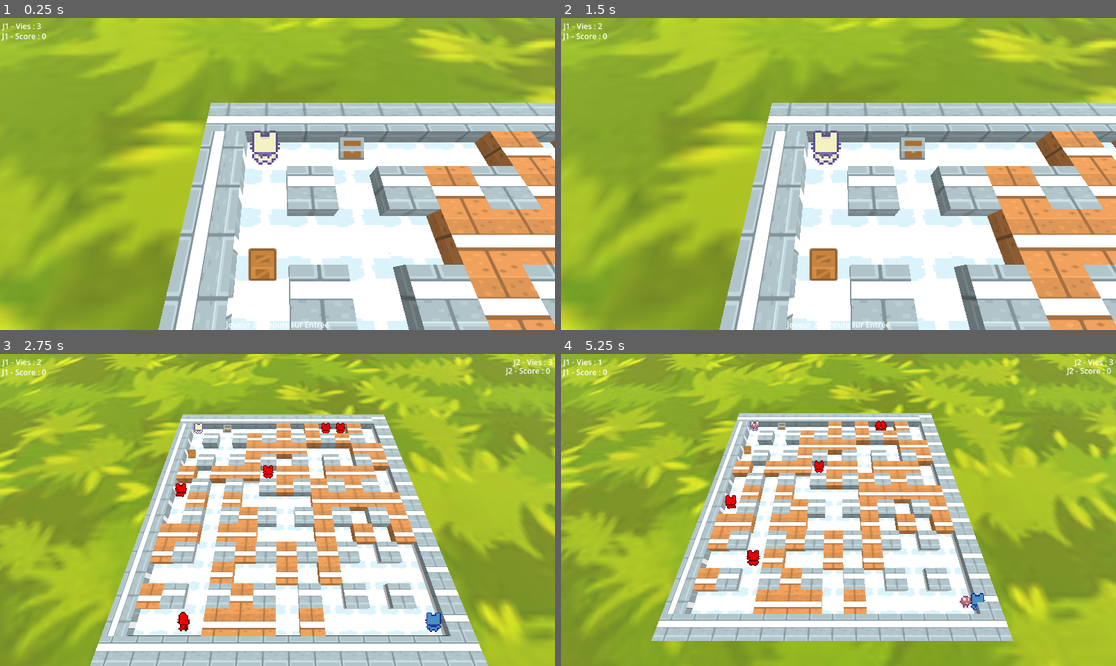
Above: before the commit, frames 1-4 (two rows, left to right).
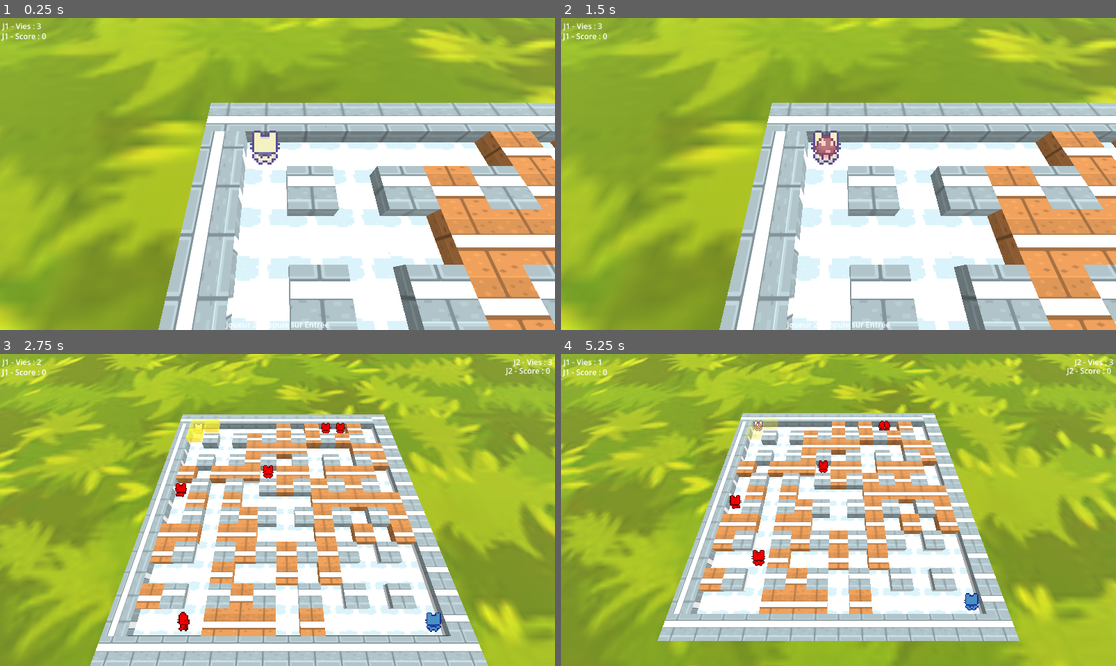
Above: after the commit, the same moments.

Repository: Tortue-afk/TD2_Multimedia
Game: Godot game, scene res://bomberman.tscn
The game is run twice, just before and just after one commit, with the same random seed, the same clock (stepped at 60 frames per second) and the same inputs.
Inputs:
- Up to frame 1 (0.25 s): no input
- Up to frame 2 (1.5 s): tap Enter (p1_action) at 0.5, 0.6 s; tap E (p2_action) at 1.35 s
- Up to frame 3 (2.75 s): tap Space (p2_join) at 2.1 s
- Up to frame 4 (5.25 s): tap one key every 0.75 s from 2.85 s: Enter (p1_action) E (p2_action) Space (p2_join) Enter (p1_action)

The runs differ from the first frame. In frame 1, 0.9% of the frame differs, in the area x 44-66%, y 37-85%; in frame 2, 1.1%; in frame 3, 0.4%; in frame 4, 15%, in the area x 0-100%, y 0-98%.

Commit message:
Spawn aléatoire des bonus dans les murs destructibles

Diff:
--- a/Bombe/Bombe.tscn
+++ b/Bombe/Bombe.tscn
@@ -4,7 +4,8 @@
 [ext_resource type="Texture2D" uid="uid://bn86ketu0o8o8" path="res://assets/Sprout Lands - Sprites - Basic pack/Objects/Basic Grass Biom things 1.png" id="2_aq0km"]
 
 [sub_resource type="BoxShape3D" id="BoxShape3D_aq0km"]
-size = Vector3(0.8, 0.8, 0.8)
+
+[sub_resource type="BoxShape3D" id="BoxShape3D_vdiah"]
 
 [node name="Bombe" type="Node3D" unique_id=219107326]
 script = ExtResource("1")
@@ -24,6 +25,14 @@
 
 [node name="Solide" type="StaticBody3D" parent="." unique_id=321119620]
 collision_layer = 8
+collision_mask = 9
 
 [node name="CollisionShape3D" type="CollisionShape3D" parent="Solide" unique_id=303840072]
 shape = SubResource("BoxShape3D_aq0km")
+
+[node name="ZoneDetectionEnnemi" type="Area3D" parent="." unique_id=1653777076]
+collision_layer = 0
+collision_mask = 2
+
+[node name="CollisionShape3D" type="CollisionShape3D" parent="ZoneDetectionEnnemi" unique_id=4261743]
+shape = SubResource("BoxShape3D_vdiah")
--- a/Bombe/bombe.gd
+++ b/Bombe/bombe.gd
@@ -13,6 +13,7 @@
 @onready var timer: Timer = $Timer
 @onready var mesh: Sprite3D = $Sprite3D
 @onready var solide: StaticBody3D = $Solide
+@onready var zone_detection_ennemi: Area3D = $ZoneDetectionEnnemi
 
 var glissante := false
 var direction_glissement := Vector3.ZERO
@@ -50,12 +51,17 @@
 			return true
 	return false
 
+func _on_ennemi_touche(corps: Node) -> void:
+	if a_explose:
+		return
+	exploser()
+
 func _ready() -> void:
+	add_to_group("bombe")
 	solide.get_child(0).disabled = true
-	get_tree().create_timer(0.4).timeout.connect(func():
-		if is_instance_valid(self) and is_inside_tree():
-			solide.get_child(0).disabled = false
-	)
+	_tenter_activer_collision()
+
+	zone_detection_ennemi.body_entered.connect(_on_ennemi_touche)
 
 	if texture_bombe:
 		_appliquer_texture(texture_bombe)
@@ -66,6 +72,23 @@
 	timer.start()
 	_animer_clignotement()
 
+func _tenter_activer_collision() -> void:
+	get_tree().create_timer(0.4).timeout.connect(func():
+		if not is_instance_valid(self) or not is_inside_tree() or a_explose:
+			return
+		var occupee := false
+		for corps in get_tree().get_nodes_in_group("joueur"):
+			var ecart: Vector3 = corps.global_position - global_position
+			ecart.y = 0
+			if ecart.length() < taille_case * 0.45:
+				occupee = true
+				break
+		if occupee:
+			_tenter_activer_collision()
+		else:
+			solide.get_child(0).disabled = false
+	)
+
 func set_texture(tex: Texture2D) -> void:
 	texture_bombe = tex
 	if mesh:
@@ -80,9 +103,12 @@
 	exploser()
 
 func exploser() -> void:
-	if a_explose or not is_inside_tree():
+	if a_explose:
 		return
 	a_explose = true
+
+	if not is_inside_tree():
+		return
 
 	joueurs_touches.clear()
 	ennemis_touches.clear()
@@ -142,6 +168,7 @@
 				grille.set_cell_item(cellule, GridMap.INVALID_CELL_ITEM)
 				if id_sol != -1:
 					grille.set_cell_item(cellule, id_sol)
+				_faire_apparaitre_bonus(cellule, pos)
 				return "destructible"
 
 	var params := PhysicsShapeQueryParameters3D.new()
@@ -159,6 +186,21 @@
 			ennemis_touches.append(corps)
 
 	return "libre"
+
+func _faire_apparaitre_bonus(cellule: Vector3i, pos: Vector3) -> void:
+	var spawn_mur := get_tree().current_scene.get_node_or_null("SpawnMursDestructibles")
+	if not spawn_mur:
+		return
+
+	var scene_bonus: PackedScene = spawn_mur.bonus_pour_case(cellule)
+	if scene_bonus == null:
+		return
+
+	spawn_mur.retirer_bonus(cellule)
+
+	var bonus := scene_bonus.instantiate()
+	get_tree().current_scene.add_child(bonus)
+	bonus.global_position = Vector3(pos.x, pos.y, pos.z)
 
 func _declencher_effet_case(pos: Vector3) -> void:
 	var flamme := MeshInstance3D.new()
@@ -219,19 +261,32 @@
 
 func _case_bloquee(pos: Vector3) -> bool:
 	var grille := _grille()
-	if not grille:
-		return false
-	var c := grille.local_to_map(grille.to_local(pos))
-	for y in range(c.y - 2, c.y + 3):
-		var item := grille.get_cell_item(Vector3i(c.x, y, c.z))
-		if item == GridMap.INVALID_CELL_ITEM:
+	if grille:
+		var c := grille.local_to_map(grille.to_local(pos))
+		for y in range(c.y - 2, c.y + 3):
+			var item := grille.get_cell_item(Vector3i(c.x, y, c.z))
+			if item == GridMap.INVALID_CELL_ITEM:
+				continue
+			if item in items_indestructibles or item in items_destructibles:
+				return true
+
+	return _autre_bombe_sur_case(pos)
+
+func _autre_bombe_sur_case(pos: Vector3) -> bool:
+	for bombe in get_tree().get_nodes_in_group("bombe"):
+		if bombe == self or not is_instance_valid(bombe):
 			continue
-		if item in items_indestructibles or item in items_destructibles:
+		var ecart: Vector3 = bombe.global_position - pos
+		ecart.y = 0
+		if ecart.length() < taille_case * 0.5:
 			return true
 	return false
 
 func _physics_process(delta: float) -> void:
-	if not glissante or a_explose:
+	if a_explose:
+		return
+
+	if not glissante:
 		return
 
 	var vers_cible := cible_glissement - global_position
--- a/ennemi.gd
+++ b/Ennemi/ennemi.gd
@@ -26,7 +26,13 @@
 
 
 func _physics_process(delta):
+	if not is_inside_tree() or deja_mort:
+		return
+
 	verifier_contact()
+	if not is_inside_tree() or deja_mort:
+		return
+
 	if en_pause:
 		velocity = Vector3.ZERO
 		move_and_slide()
@@ -36,7 +42,6 @@
 		choisir_prochaine_case()
 		animated_sprite_3d.play("idle_front")
 		return
-
 
 	var vers_cible = cible - global_position
 	vers_cible.y = 0
@@ -52,13 +57,11 @@
 		else:
 			animated_sprite_3d.play("run_top")
 
-	# Arrivé au centre de la case
 	if vers_cible.length() <= vitesse * delta:
 		global_position.x = cible.x
 		global_position.z = cible.z
 		en_mouvement = false
 
-		# Animation idle correspondant à la dernière direction
 		if derniere_direction == Vector3.RIGHT:
 			animated_sprite_3d.play("idle_right")
 		elif derniere_direction == Vector3.LEFT:
@@ -73,17 +76,24 @@
 	velocity = vers_cible.normalized() * vitesse
 	move_and_slide()
 
-	# Quelque chose bloque le chemin
+	if not is_inside_tree() or deja_mort:
+		return
+
 	if get_slide_collision_count() > 0:
 		cible = centre_de_case(global_position)
 		en_mouvement = true
 
 
 func choisir_prochaine_case():
+	if not is_inside_tree() or deja_mort:
+		return
+
 	if randf() < chance_pause:
 		en_pause = true
 		var duree = randf_range(duree_pause_min, duree_pause_max)
 		await get_tree().create_timer(duree).timeout
+		if not is_inside_tree() or deja_mort:
+			return
 		en_pause = false
 		return
 
@@ -96,6 +106,8 @@
 		candidates.append(-derniere_direction)
 
 	for dir in candidates:
+		if not is_inside_tree() or deja_mort:
+			return
 		if not test_move(global_transform, dir * taille):
 			cible = centre_de_case(global_position + dir * taille)
 			derniere_direction = dir
@@ -108,12 +120,17 @@
 	var centre = grille.to_global(grille.map_to_local(case_grille))
 	return Vector3(centre.x, global_position.y, centre.z)
 
+
 func verifier_contact():
+	if not is_inside_tree() or deja_mort:
+		return
 	for corps in zone_contact.get_overlapping_bodies():
 		if corps.has_method("perdre_vie"):
 			corps.perdre_vie()
+
 
 func mourir():
 	if deja_mort or not is_inside_tree():
 		return
 	deja_mort = true
+	queue_free()
--- a/Ennemi/ennemi.tscn
+++ b/Ennemi/ennemi.tscn
@@ -1,6 +1,6 @@
 [gd_scene format=3 uid="uid://yy8qyxlxhno6"]
 
-[ext_resource type="Script" uid="uid://2x21c27ssova" path="res://ennemi.gd" id="1_su0b7"]
+[ext_resource type="Script" uid="uid://2x21c27ssova" path="res://Ennemi/ennemi.gd" id="1_su0b7"]
 [ext_resource type="Texture2D" uid="uid://ch5hpu4fsex6c" path="res://assets/Sprout Lands - Sprites - Basic pack/Characters/Basic Charakter Spritesheet.png" id="2_ppl12"]
 
 [sub_resource type="BoxShape3D" id="BoxShape3D_5lqua"]
@@ -79,7 +79,7 @@
 "duration": 1.0,
 "texture": SubResource("AtlasTexture_1mpg8")
 }],
-"loop": 1,
+"loop": true,
 "name": &"idle_back",
 "speed": 5.0
 }, {
@@ -90,7 +90,7 @@
 "duration": 1.0,
 "texture": SubResource("AtlasTexture_4k3p5")
 }],
-"loop": 1,
+"loop": true,
 "name": &"idle_front",
 "speed": 5.0
 }, {
@@ -101,7 +101,7 @@
 "duration": 1.0,
 "texture": SubResource("AtlasTexture_iy7a6")
 }],
-"loop": 1,
+"loop": true,
 "name": &"idle_left",
 "speed": 5.0
 }, {
@@ -112,7 +112,7 @@
 "duration": 1.0,
 "texture": SubResource("AtlasTexture_6pdtf")
 }],
-"loop": 1,
+"loop": true,
 "name": &"idle_right",
 "speed": 5.0
 }, {
@@ -123,7 +123,7 @@
 "duration": 1.0,
 "texture": SubResource("AtlasTexture_x8a0q")
 }],
-"loop": 1,
+"loop": true,
 "name": &"run_bottom",
 "speed": 5.0
 }, {
@@ -134,7 +134,7 @@
 "duration": 1.0,
 "texture": SubResource("AtlasTexture_kywmy")
 }],
-"loop": 1,
+"loop": true,
 "name": &"run_left",
 "speed": 5.0
 }, {
@@ -145,7 +145,7 @@
 "duration": 1.0,
 "texture": SubResource("AtlasTexture_aoa1h")
 }],
-"loop": 1,
+"loop": true,
 "name": &"run_right",
 "speed": 5.0
 }, {
@@ -156,7 +156,7 @@
 "duration": 1.0,
 "texture": SubResource("AtlasTexture_x56n0")
 }],
-"loop": 1,
+"loop": true,
 "name": &"run_top",
 "speed": 5.0
 }]
@@ -166,6 +166,7 @@
 
 [node name="Ennemi" type="CharacterBody3D" unique_id=1020023865 groups=["ennemi"]]
 collision_layer = 2
+collision_mask = 9
 script = ExtResource("1_su0b7")
 vitesse = 1.0
 
--- a/bomberman.gd
+++ b/bomberman.gd
@@ -34,7 +34,7 @@
 	camera_partagee.joueur = joueur
 	camera_partagee.joueur2 = joueur2
 
-func _compter_ennemis() -> void:          # ← ICI, comme fonction du niveau
+func _compter_ennemis() -> void:
 	ennemis_restants = get_tree().get_nodes_in_group("ennemi").size()
 
 func _process(delta: float) -> void:
@@ -85,7 +85,7 @@
 		Resultat.vies_j1 = joueur.vies
 		Resultat.multijoueur = false
 
-		get_tree().change_scene_to_file("res://game_over.tscn")
+		call_deferred("_changer_scene", "res://game_over.tscn")
 		return
 
 	var j1_vivant : bool = joueur.vies > 0
@@ -110,7 +110,7 @@
 	Resultat.vainqueur = vainqueur
 	Resultat.raison = "L'adversaire a perdu toutes ses vies"
 
-	get_tree().change_scene_to_file("res://victory.tscn")
+	call_deferred("_changer_scene", "res://victory.tscn")
 
 func _on_ennemis_tues(qui: Node, nb: int) -> void:
 	if qui and qui.has_method("ajouter_score"):
@@ -142,4 +142,7 @@
 	else:
 		Resultat.raison = "Tous les ennemis ont été éliminés"
 
-	get_tree().change_scene_to_file("res://victory.tscn")
+	call_deferred("_changer_scene", "res://victory.tscn")
+
+func _changer_scene(chemin: String) -> void:
+	get_tree().change_scene_to_file(chemin)
--- a/bomberman.tscn
+++ b/bomberman.tscn
@@ -120,6 +120,7 @@
 script = ExtResource("5_40ey5")
 grille = NodePath("../MapGrid")
 nom_tuile_mur_destructible = "MurDestructible"
+scenes_bonus = Array[PackedScene]([ExtResource("9_elxtf"), ExtResource("10_e3hmq")])
 
 [node name="SpawnEnnemis" type="Node3D" parent="." unique_id=1773678300 node_paths=PackedStringArray("grille")]
 script = ExtResource("5_b8muj")
@@ -130,9 +131,3 @@
 
 [node name="CameraPartagee" type="Camera3D" parent="." unique_id=1560983567]
 script = ExtResource("7_40ey5")
-
-[node name="Bonus +1" parent="." unique_id=1633587622 instance=ExtResource("9_elxtf")]
-transform = Transform3D(2, 0, 0, 0, 2, 0, 0, 0, 2, 1.5, 0.5, 4)
-
-[node name="Bonus_porte" parent="." unique_id=1141346409 instance=ExtResource("10_e3hmq")]
-transform = Transform3D(2, 0, 0, 0, 2, 0, 0, 0, 2, 3.5, 0.5, 1.5)
--- a/project.godot
+++ b/project.godot
@@ -12,7 +12,7 @@
 
 config/name="Bomberman"
 run/main_scene="uid://p2apn36slili"
-config/features=PackedStringArray("4.7", "GL Compatibility")
+config/features=PackedStringArray("4.6", "GL Compatibility")
 config/icon="res://icon.svg"
 
 [autoload]
--- a/spawn_murs_destructibles.gd
+++ b/spawn_murs_destructibles.gd
@@ -5,15 +5,21 @@
 @export var distance_min_joueur: float = 4.0
 @export var nom_tuile_sol: String = "MeshSol"
 @export var nom_tuile_mur_destructible: String = "MeshMurDestructible"
+@export var chance_bonus: float = 0.15
+@export var scenes_bonus: Array[PackedScene] = []
 
 var positions_fixes: Array[Vector3] = [
 	Vector3(0, -1.5, 0),
 ]
 
+var cases_avec_bonus: Dictionary = {}
+
 func _ready():
 	generer()
 
 func generer():
+	cases_avec_bonus.clear()
+
 	var id_sol := grille.mesh_library.find_item_by_name(nom_tuile_sol)
 	var id_mur := grille.mesh_library.find_item_by_name(nom_tuile_mur_destructible)
 
@@ -26,6 +32,7 @@
 		var c := grille.local_to_map(grille.to_local(pos))
 		grille.set_cell_item(c, id_mur)
 		cases_fixes.append(c)
+		_tenter_assigner_bonus(c)
 
 	var joueurs = get_tree().get_nodes_in_group("joueur")
 
@@ -47,3 +54,17 @@
 
 		if randf() < chance_apparition:
 			grille.set_cell_item(case, id_mur)
+			_tenter_assigner_bonus(case)
+
+func _tenter_assigner_bonus(case: Vector3i) -> void:
+	if scenes_bonus.is_empty():
+		return
+	if randf() < chance_bonus:
+		var scene_choisie: PackedScene = scenes_bonus[randi() % scenes_bonus.size()]
+		cases_avec_bonus[case] = scene_choisie
+
+func bonus_pour_case(case: Vector3i) -> PackedScene:
+	return cases_avec_bonus.get(case, null)
+
+func retirer_bonus(case: Vector3i) -> void:
+	cases_avec_bonus.erase(case)
Renamed: ennemi.gd.uid -> Ennemi/ennemi.gd.uid
